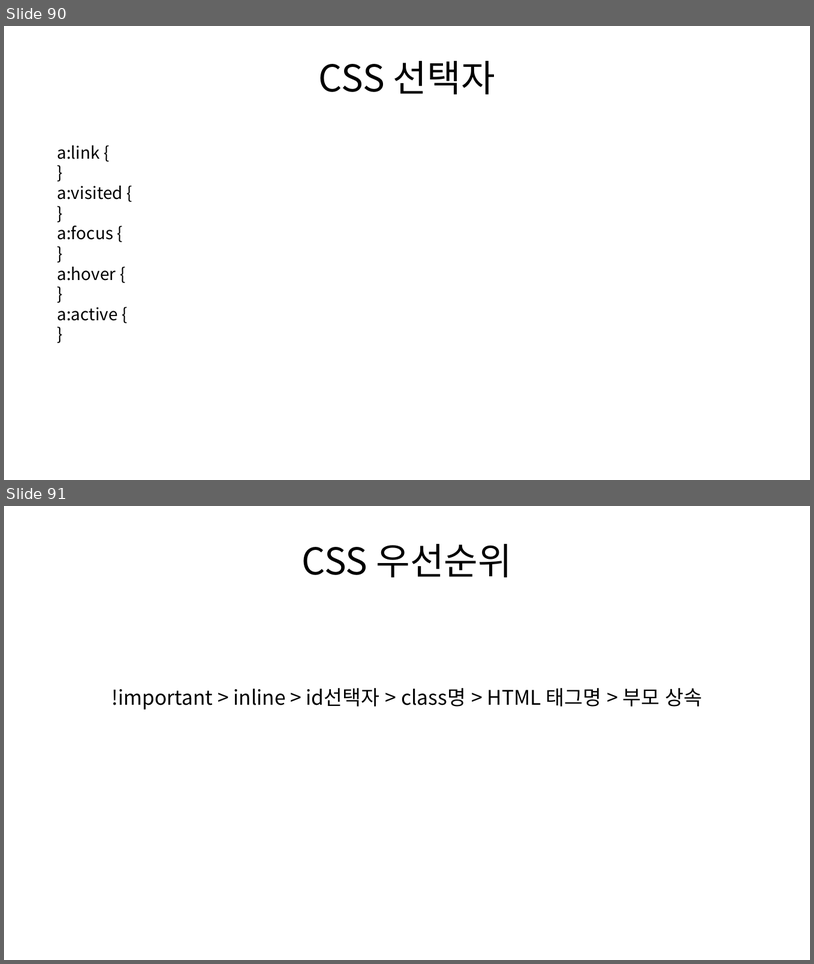
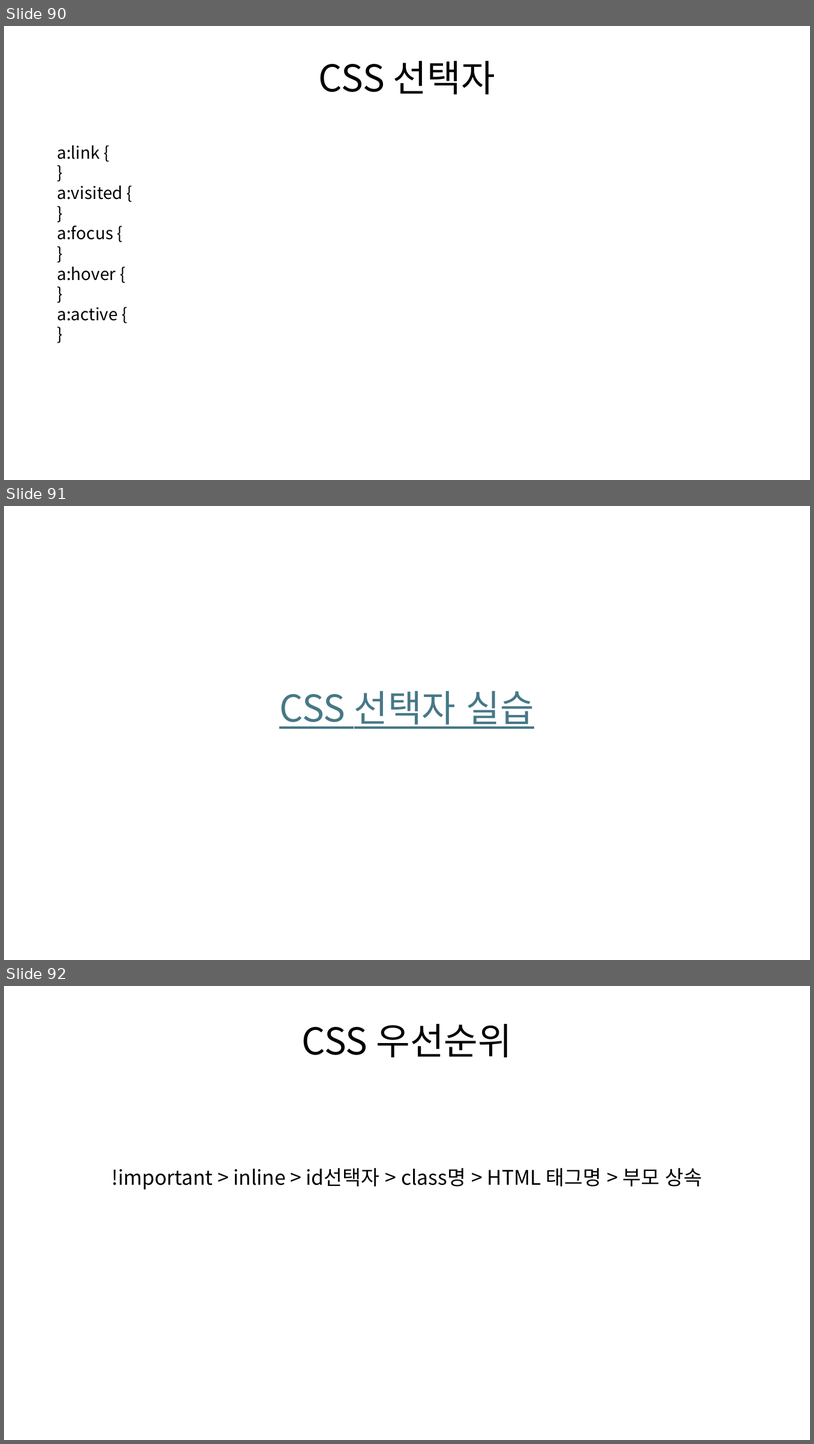
Before and after one commit to MainFe/mainfe.github.io, a slide deck: ppt/web-design.pptx. Shown one above the other, each under a label of ours: slides 90 and 91 before the commit, slides 90, 91 and 92 after it. The pictures are 814x964 and 814x1444 pixels, drawn with LibreOffice and Linux fonts; fonts in the diff are those of the drawing. Boxes give left, top, right and bottom in pixels: in the first picture for what was removed or moved away, otherwise in the second. Text is boxed around its words. In the diff, an @@ line names an element or a change of style, - is before the commit and + after.

```diff
--- a/ppt/web-design.pptx
+++ b/ppt/web-design.pptx
@@ slide 91 added at (4, 506, 810, 960), background #FFFFFF @@
@@ text added at (279, 691, 534, 729), 44 pt, text #467886, underline @@
+CSS 선택자 실습
@@ what was slide 91 is now slide 92 @@
```
Also in this commit, not shown: 1 slide changed, 5 other files.
